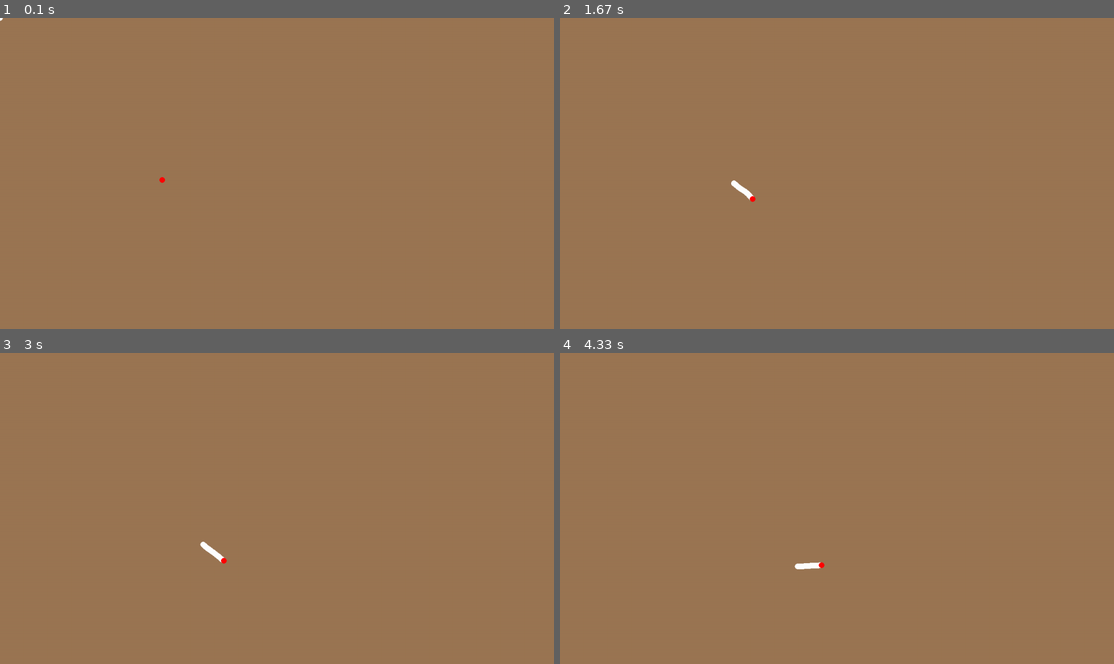
Above: before the commit, frames 1-4 (two rows, left to right).
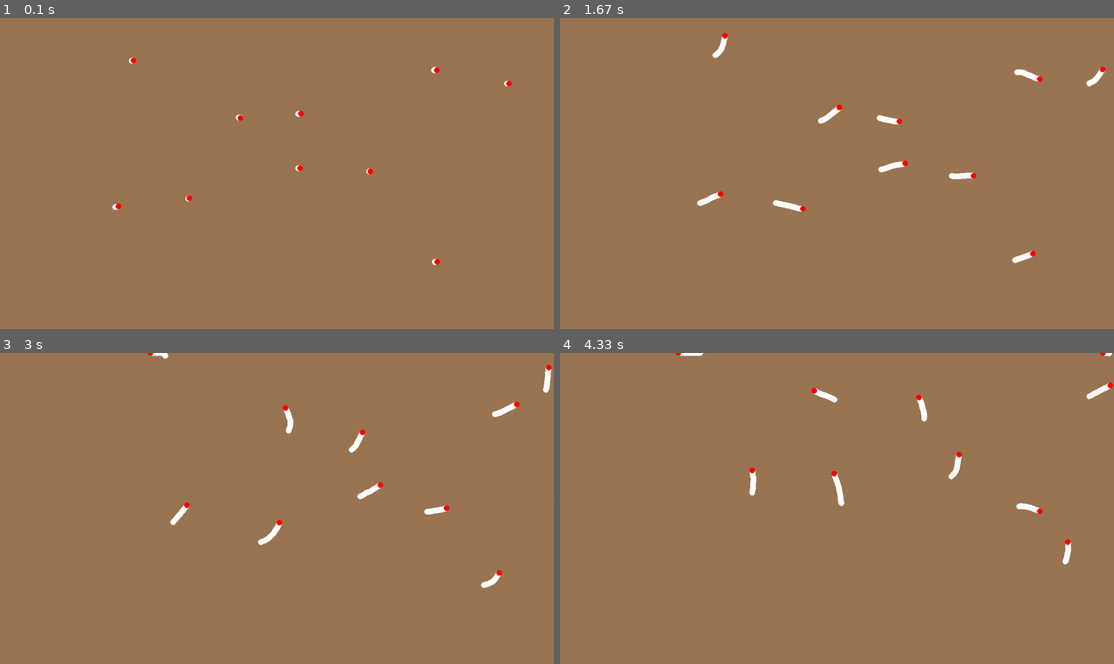
Above: after the commit, the same moments.

Repository: Cooper7196/WormSimulation
Game: pygame game, started from worm.py
Same seed, same stepped clock (60 frames per second), same inputs: the game is played once before the commit and once after it.
Inputs:
- Up to frame 1 (0.1 s): no input
- Up to frame 2 (1.67 s): tap F at 0.33 s
- Up to frame 3 (3 s): no input
- Up to frame 4 (4.33 s): no input

The runs differ from the first frame. In frame 1, 0.3% of the frame differs, in the area x 0-93%, y 0-80%; in frame 2, 1.1%, in the area x 24-99%, y 4-79%; in frame 3, 1.0%; in frame 4, 1.0%.

Commit message:
Added brain into worm class

Diff:
--- a/worm.py
+++ b/worm.py
@@ -5,6 +5,7 @@
 import pygame
 
 THRESHOLD = 15
+CONNECTOMEFILE = "CElegansConnectome.csv"
 
 
 class WormBrain:
@@ -27,8 +28,8 @@
         self.rotation = 0
         self.speed = 0
 
-        self.x = 400
-        self.y = 400
+        # self.x = 400
+        # self.y = 400
 
         self.musclePrefixes = ['MVU', 'MVL', 'MDL', 'MVR', 'MDR']
         self.leftMuscles = [
@@ -171,7 +172,6 @@
 
         self.speed = self.speed / 100
 
-
         self.x += (math.cos(math.radians(self.rotation)) * self.speed)
         self.y += (math.sin(math.radians(self.rotation)) * self.speed)
 
@@ -220,6 +220,12 @@
 
         self.head = WormNode(screen, x, y, radius)
         self.body = [self.head]
+        self.brain = WormBrain(CONNECTOMEFILE, THRESHOLD)
+        self.brain.x = x
+        self.brain.y = y
+        for i in range(40):
+            neuron = random.choice(list(self.brain.neurons.keys()))
+            self.brain.setNeuronToMax(neuron)
 
         for i in range(length):
             tmpWorm = WormNode(
@@ -232,11 +238,28 @@
 
     def update(self):
 
+        self.brain.runBrain()
+        self.x = self.brain.x
+        self.y = self.brain.y
+
         self.head.oldX = self.x
         self.head.oldY = self.y
 
         self.head.x = self.x
         self.head.y = self.y
+
+        if self.brain.x <= 0:
+            self.brain.x = 0
+            self.brain.simulateTouch()
+        elif self.brain.x >= width:
+            self.brain.x = width
+            self.brain.simulateTouch()
+        elif self.brain.y <= 0:
+            self.brain.y = 0
+            self.brain.simulateTouch()
+        elif self.brain.y >= height:
+            self.brain.y = height
+            self.brain.simulateTouch()
 
         for node in self.body[1:]:
             node.oldX = node.x
@@ -251,6 +274,7 @@
         pygame.draw.circle(
             self.body[0].screen, (255, 0, 0), [
                 self.body[0].x, self.body[0].y], self.body[0].radius)
+
 
 class WormNode:
     def __init__(self, screen, x, y, radius, leader=None):
@@ -267,28 +291,27 @@
                 self.x, self.y], self.radius)
 
 
-
-brain = WormBrain('CElegansConnectome.csv', THRESHOLD)
-
 width = 1366
 height = 768
 pygame.init()
 screen = pygame.display.set_mode((width, height))
-worm = Worm(screen, 50, 0, 0, 7)
 clock = pygame.time.Clock()
 running = True
 
-speed = 3
-rotation = 0
-# brain.isHungry = True
-test = time.time()
-# brain.simulateFood()
-for i in range(40):
-
-    # neuron = random.choice(list(brain.neurons.keys()))
-    # brain.setNeuronToMax(neuron)
-    # brain.runBrain()
-    pass
+worms = [
+    Worm(
+        screen,
+        50,
+        random.randint(
+            100,
+            width -
+            100),
+        random.randint(
+            100,
+            height -
+            100),
+        7) for i in range(10)]
+
 while running:
     for event in pygame.event.get():
         if event.type == pygame.QUIT:
@@ -296,36 +319,12 @@
 
     keys = pygame.key.get_pressed()
     if keys[pygame.K_f]:
-        print("test")
-        brain.simulateFood()
-
-    brain.runBrain()
-
-
-    if brain.x <= 0:
-        brain.x = 0
-        brain.simulateTouch()
-        print("touch")
-    if brain.x >= width:
-        brain.x = width
-        brain.simulateTouch()
-        print("touch")
-    if brain.y <= 0:
-        brain.y = 0
-        brain.simulateTouch()
-        print("touch")
-    if brain.y >= height:
-        brain.y = height
-        brain.simulateTouch()
-        print("touch")
-
+        pass
 
     screen.fill((155, 118, 83))
-
-    worm.x = brain.x
-    worm.y = brain.y
-    worm.update()
-    worm.draw()
+    for worm in worms:
+        worm.update()
+        worm.draw()
 
     pygame.display.update()
     clock.tick(60)
